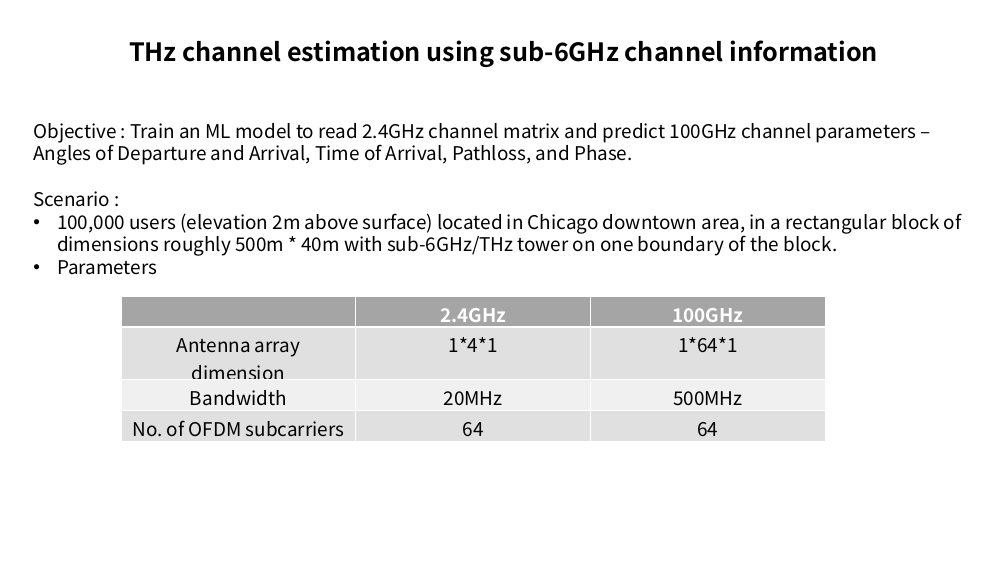
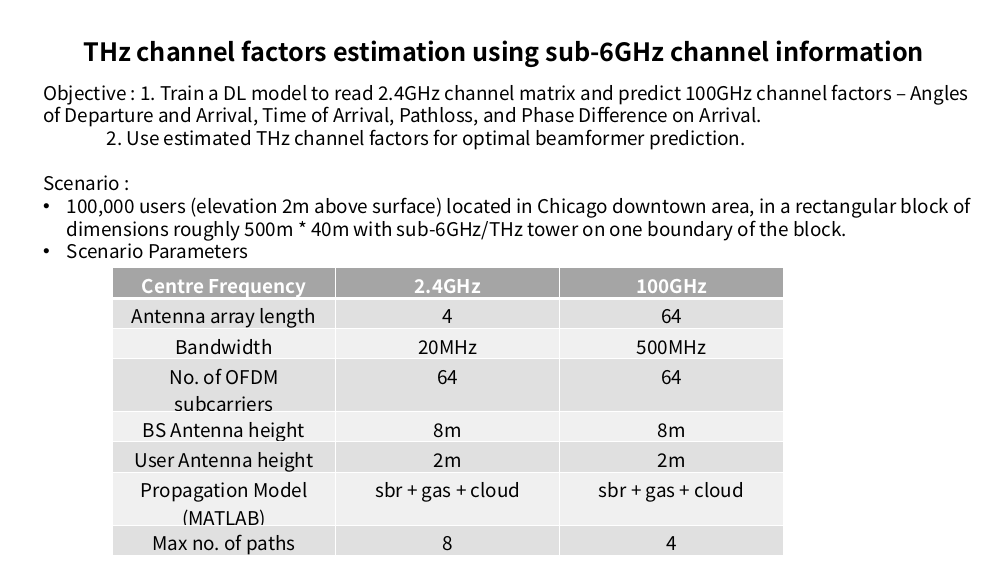
Before and after one commit to sagnik119/Sub6-Preds-THz, a slide deck: slide 1 of Draft/Concept.pptx. Drawn at 1008x567 pixels with LibreOffice and Linux fonts; fonts in the diff are those of the drawing. Boxes give left, top, right and bottom in pixels: in the first picture for what was removed or moved away, otherwise in the second. Text is boxed around its words. In the diff, an @@ line names an element or a change of style, - is before the commit and + after.

```diff
--- a/Draft/Concept.pptx
+++ b/Draft/Concept.pptx
@@ text at <box>83,40,924,67</box>: text changed @@
-THz channel estimation using sub-6GHz channel information
+THz channel factors estimation using sub-6GHz channel information
@@ text "Objective : 1. Train a ...": place and size @@
-text "Objective : 1. Train a ..." at <box>33,123,962,275</box>
+text "Objective : 1. Train a ..." at <box>43,84,972,259</box>
@@ text at <box>43,84,968,150</box>: text changed @@
-Objective : Train an ML model to read 2.4GHz channel matrix and predict 100GHz channel parameters – Angles of Departure and Arrival, Time of Arrival, Pathloss, and Phase.
+Objective : 1. Train a DL model to read 2.4GHz channel matrix and predict 100GHz channel factors – Angles of Departure and Arrival, Time of Arrival, Pathloss, and Phase Difference on Arrival.
+2. Use estimated THz channel factors for optimal beamformer prediction.
@@ text at <box>67,239,248,259</box>: text changed @@
-• Parameters
+• Scenario Parameters
@@ table at <box>112,268,783,559</box> @@
-row 1, column 1: 
+row 1, column 1: Centre Frequency
-row 2: Antenna array dimension | 1*4*1 | 1*64*1
+row 2: Antenna array length | 4 | 64
+row 5: BS Antenna height | 8m | 8m
+row 6: User Antenna height | 2m | 2m
+row 7: Propagation Model (MATLAB) | sbr + gas + cloud | sbr + gas + cloud
+row 8: Max no. of paths | 8 | 4
@@ table: place and size @@
-table at <box>121,296,827,441</box>
+table at <box>112,268,783,559</box>
```
Also in this commit, not shown: 4 slides added, 4 slides removed, 21 other files.
